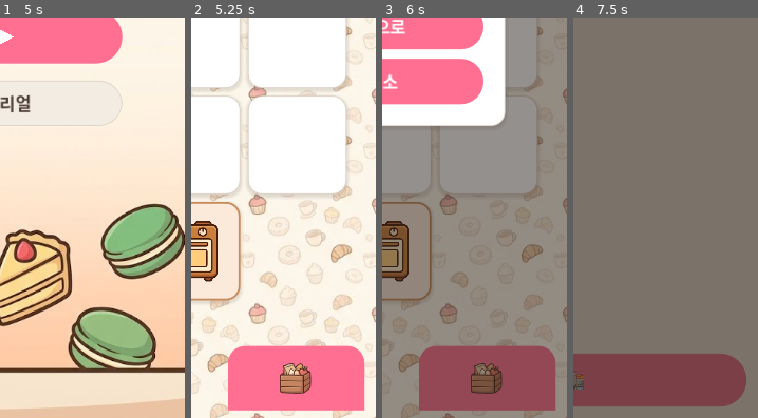
Above: before the commit, frames 1-4 (left to right).
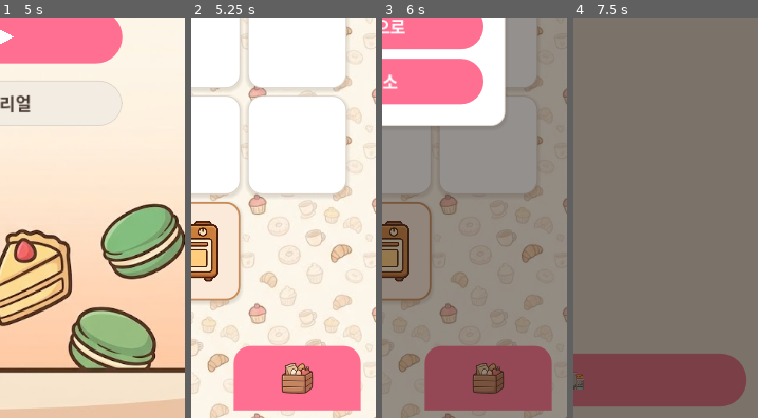
Above: after the commit, the same moments.

Repository: yellyB/game-slot-kitchen
Game: Godot game, scene res://scenes/Main.tscn
Two runs of this game, one before a commit and one after it. Both use one fixed random seed, a clock stepped at 60 frames per second and the inputs below. Sound files missing from this copy of the repository are replaced by a short silence.
Inputs (mouse positions are % of the whole screen's width and height, from its top left; square brackets give the same spot before the commit, where the layout moved):
- Up to frame 1 (5 s): click (21, 5) at 0.5 s; click "돈+10만" at 1.25 s; click "돈-5만" at 2 s; click "손님내보냄" at 2.75 s; click (10, 95) at 3.52 s; click (79, 95) [78, 95] at 4.25 s
- Up to frame 2 (5.25 s): click (50, 52) at 5.02 s
- Up to frame 3 (6 s): click (21, 5) at 5.75 s
- Up to frame 4 (7.5 s): click "홈으로" at 6.5 s; click "튜토리얼" at 7.25 s
The pictures show only the part of the screen within x 50-100%, y 50-100%; the shares and areas given below are measured in that part.

Frame 1 is identical in both runs. In frame 2, 1.6% of the frame differs, in the area x 20-95%, y 81-99%; in frame 3, 1.2%; in frame 4, nothing differs.

Commit message:
다음날/창고 버튼 우하단 고정 재배치: 앵커% 대신 우측 가장자리 앵커+픽셀 오프셋(폭≈134, 우측여백16)
앵커%가 위치에 제대로 안 먹던 문제 해결 — 이제 두 버튼 모두 명확히 우하단 코너에 동일 좌표로 배치.

Co-Authored-By: Claude Opus 4.8 (1M context) <noreply@anthropic.com>

Diff:
--- a/scripts/main.gd
+++ b/scripts/main.gd
@@ -360,13 +360,15 @@
 func _build_warehouse_handle() -> Control:
   var b := Button.new()
   _warehouse_btn = b
-  b.anchor_left = 0.6   # 왼쪽 시작을 10% 오른쪽으로(더 우측 배치)
+  # 우하단 고정(오른쪽 가장자리 앵커 + 픽셀 오프셋) — 상점 다음날 버튼과 동일 좌표.
+  b.anchor_left = 1.0
   b.anchor_right = 1.0
   b.anchor_top = 1.0
   b.anchor_bottom = 1.0
+  b.offset_left = -150   # 버튼 폭 ≈ 134
+  b.offset_right = -16   # 우측 여백 16
   b.offset_top = -76
   b.offset_bottom = -8
-  b.offset_right = -12   # 화면 우측 패딩(12)만 남기고 최대한 오른쪽까지
   b.add_theme_stylebox_override("normal", _handle_style(Palette.MAIN))
   b.add_theme_stylebox_override("hover", _handle_style(Palette.MAIN.lightened(0.08)))
   b.add_theme_stylebox_override("pressed", _handle_style(Palette.MAIN.darkened(0.1)))
--- a/scripts/shop.gd
+++ b/scripts/shop.gd
@@ -99,13 +99,15 @@
   # [다음날 시작] — 글자 대신 >> 겹화살표. 위치는 플레이 화면 창고 버튼과 동일(우하단),
   # 단 아래 모서리도 위처럼 radius(전 모서리 둥근). v(마진 프레임)가 아니라 self에 직접 앵커.
   var start := Button.new()
-  start.anchor_left = 0.6   # 왼쪽 시작을 10% 오른쪽으로(더 우측 배치)
+  # 우하단 고정(오른쪽 가장자리 앵커 + 픽셀 오프셋) — 앵커% 대신 명시 오프셋으로 정확 배치.
+  start.anchor_left = 1.0
   start.anchor_right = 1.0
   start.anchor_top = 1.0
   start.anchor_bottom = 1.0
+  start.offset_left = -150   # 버튼 폭 ≈ 134
+  start.offset_right = -16   # 우측 여백 16
   start.offset_top = -76
   start.offset_bottom = -8
-  start.offset_right = -20   # 상점 우측 패딩(20)만 남기고 최대한 오른쪽까지
   start.add_theme_stylebox_override("normal", _round_style(Palette.MAIN))
   start.add_theme_stylebox_override("hover", _round_style(Palette.MAIN.lightened(0.08)))
   start.add_theme_stylebox_override("pressed", _round_style(Palette.MAIN.darkened(0.1)))
